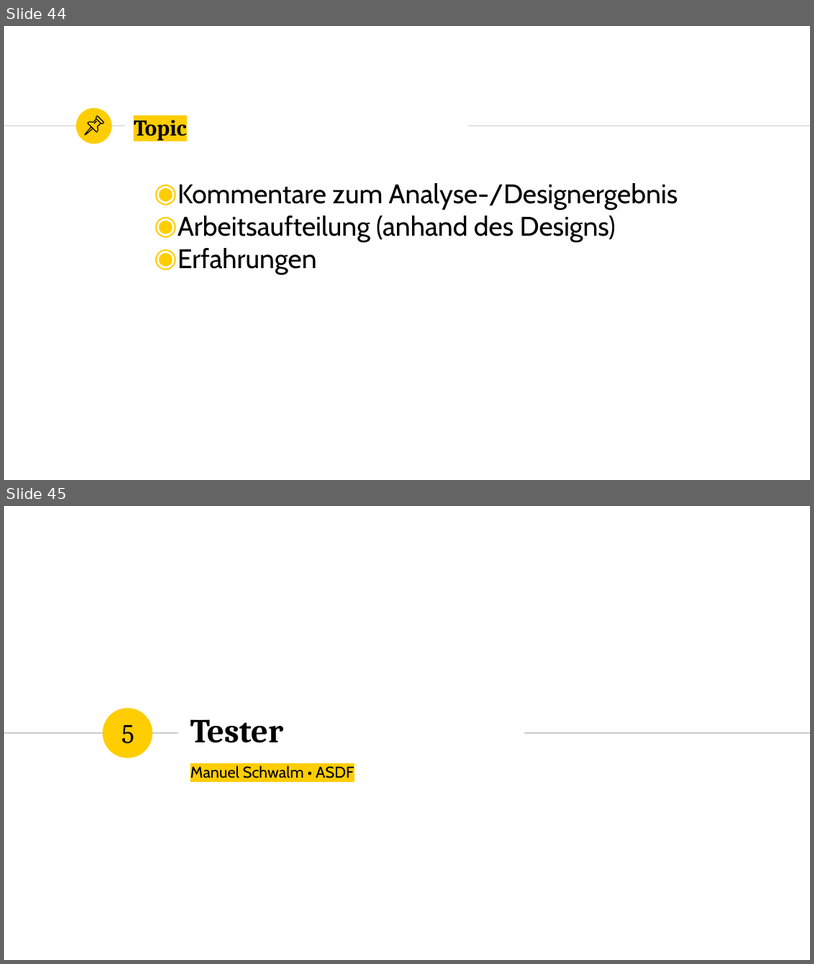
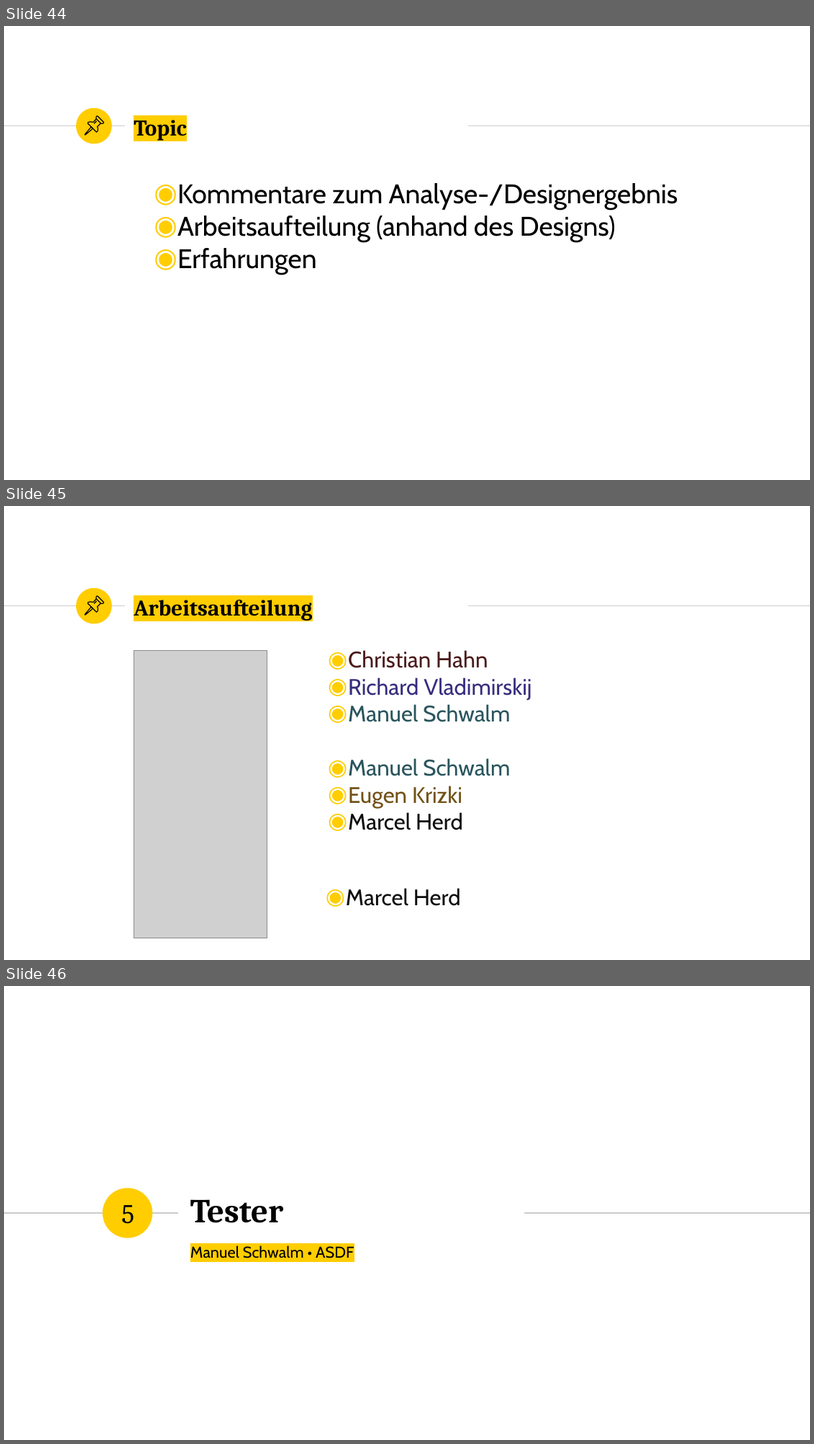
Before and after one commit to marcelherd/OOT-Projekt, a slide deck: Presentation/Presentation.pptx. Shown one above the other, each under a label of ours: slides 44 and 45 before the commit, slides 44, 45 and 46 after it. The pictures are 814x964 and 814x1444 pixels, drawn with LibreOffice and Linux fonts; fonts in the diff are those of the drawing; grey boxes stand for pictures. Boxes give left, top, right and bottom in pixels: in the first picture for what was removed or moved away, otherwise in the second. Text is boxed around its words. In the diff, an @@ line names an element or a change of style, - is before the commit and + after.

Commit message:
Added Arbeitsaufteilung to presentation

```diff
--- a/Presentation/Presentation.pptx
+++ b/Presentation/Presentation.pptx
@@ slide 45 added at bbox=[4, 506, 810, 960], background #FFFFFF; not listed: 3 template elements that a slide beside it also shows @@
@@ group added at bbox=[85, 596, 103, 615]: 4 freeform shapes @@
@@ title added at bbox=[134, 595, 312, 620], 20 pt, text #000000, bold @@
+Arbeitsaufteilung
@@ picture added at bbox=[134, 650, 267, 938] @@
@@ text added at bbox=[348, 650, 532, 722], 20 pt, text #372D7D @@
+◉ Christian Hahn
+◉ Richard Vladimirskij
+◉ Manuel Schwalm
@@ text added at bbox=[348, 758, 510, 830], 20 pt, text #29555D @@
+◉ Manuel Schwalm
+◉ Eugen Krizki
+◉ Marcel Herd
@@ text added at bbox=[346, 888, 461, 906], 20 pt, text #0D0D0D @@
+◉ Marcel Herd
@@ what was slide 45 is now slide 46 @@
```
Also in this commit, not shown: 1 slide changed.
